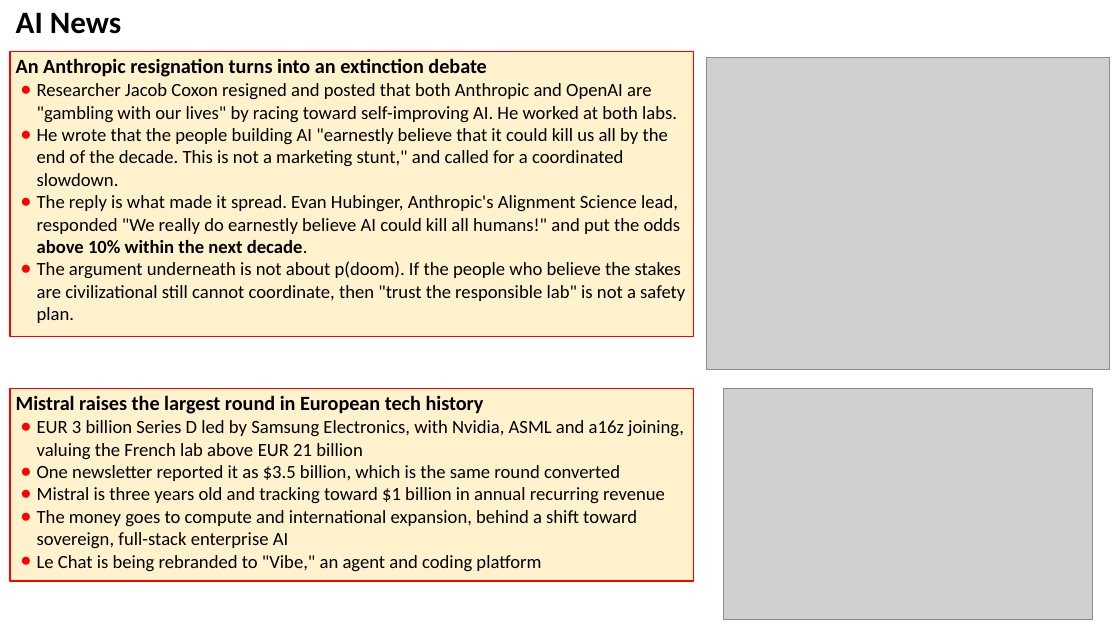
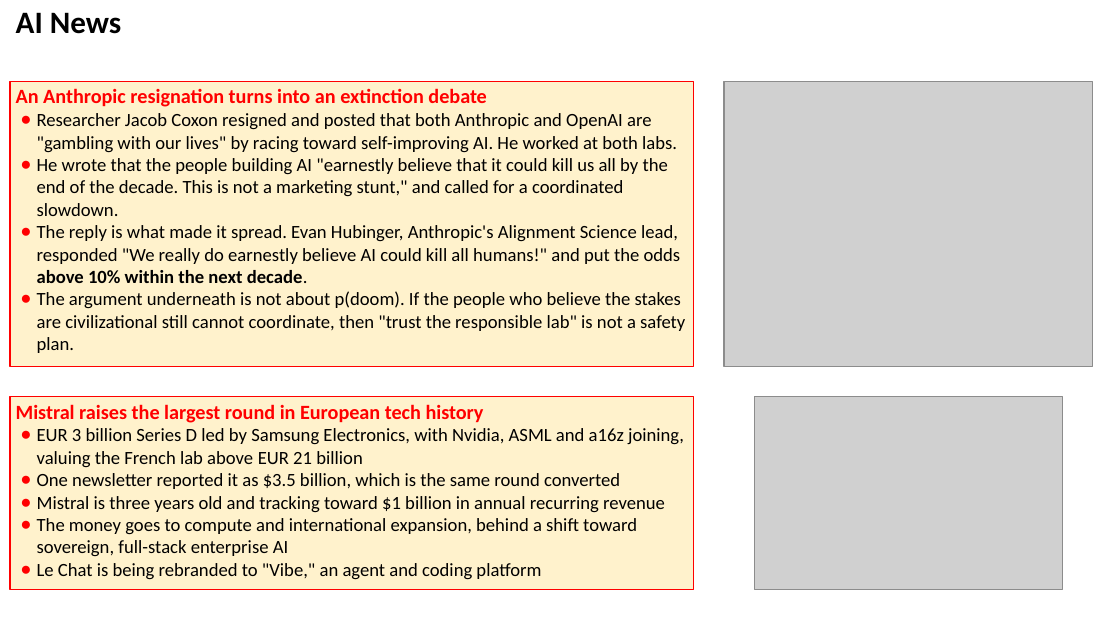
Before and after one commit to lselector/seminar, a slide deck: slide 5 of work/2026-09-18-AI-News-generated.pptx. Drawn at 1120x630 pixels with LibreOffice and Linux fonts; fonts in the diff are those of the drawing; grey boxes stand for pictures. Boxes give left, top, right and bottom in pixels: in the first picture for what was removed or moved away, otherwise in the second. Text is boxed around its words. In the diff, an @@ line names an element or a change of style, - is before the commit and + after.

```diff
--- a/work/2026-09-18-AI-News-generated.pptx
+++ b/work/2026-09-18-AI-News-generated.pptx
@@ rectangle "An Anthropic resignation turns into ...": place and size @@
-rectangle "An Anthropic resignation turns into ..." at (10,52,693,337)
+rectangle "An Anthropic resignation turns into ..." at (10,82,693,367)
@@ text in rectangle at (16,88,486,107): text colour #000000 to #FF0000 in "An Anthropic resignation turns into an extinction ..." @@
@@ picture: place and size @@
-picture at (707,57,1110,370)
+picture at (724,82,1092,367)
@@ rectangle "Mistral raises the largest round ...": place and size @@
-rectangle "Mistral raises the largest round ..." at (10,389,693,581)
+rectangle "Mistral raises the largest round ..." at (10,396,693,589)
@@ text in rectangle at (16,404,484,423): text colour #000000 to #FF0000 in "Mistral raises the largest round in European ..." @@
@@ picture: place and size @@
-picture at (724,389,1092,619)
+picture at (755,396,1063,589)
```
Also in this commit, not shown: 10 other slides changed, 27 other files.
